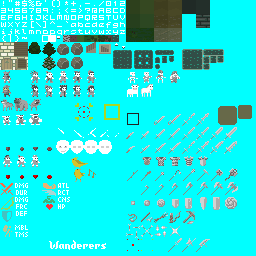
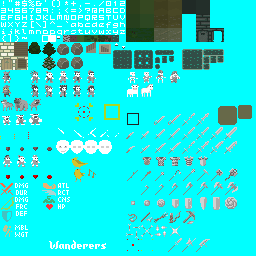
Revision of a layered 256×256 image; what changed, layer by layer:
painted on "Layer" over left=0, top=28, right=224, bottom=237
